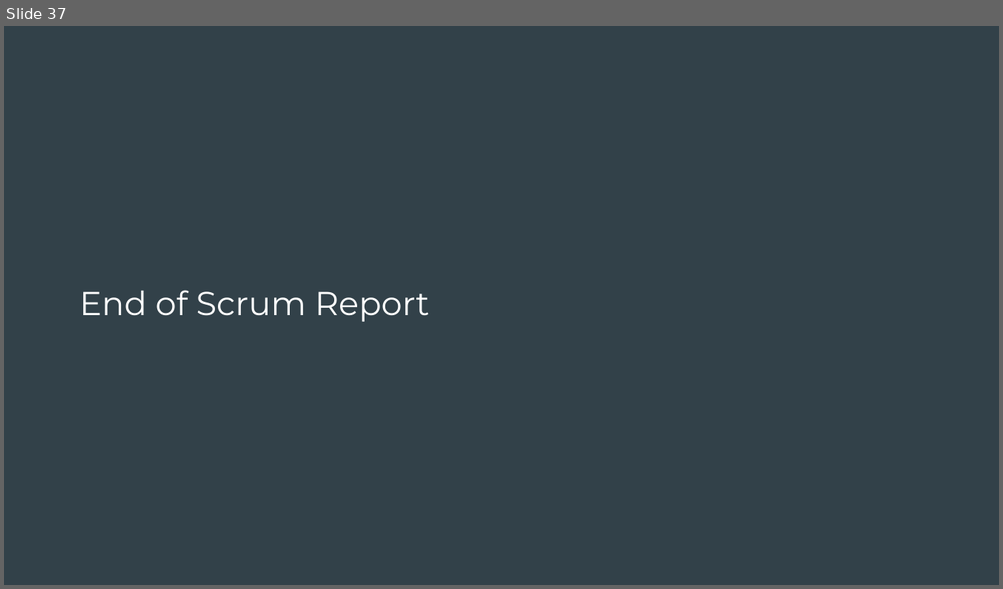
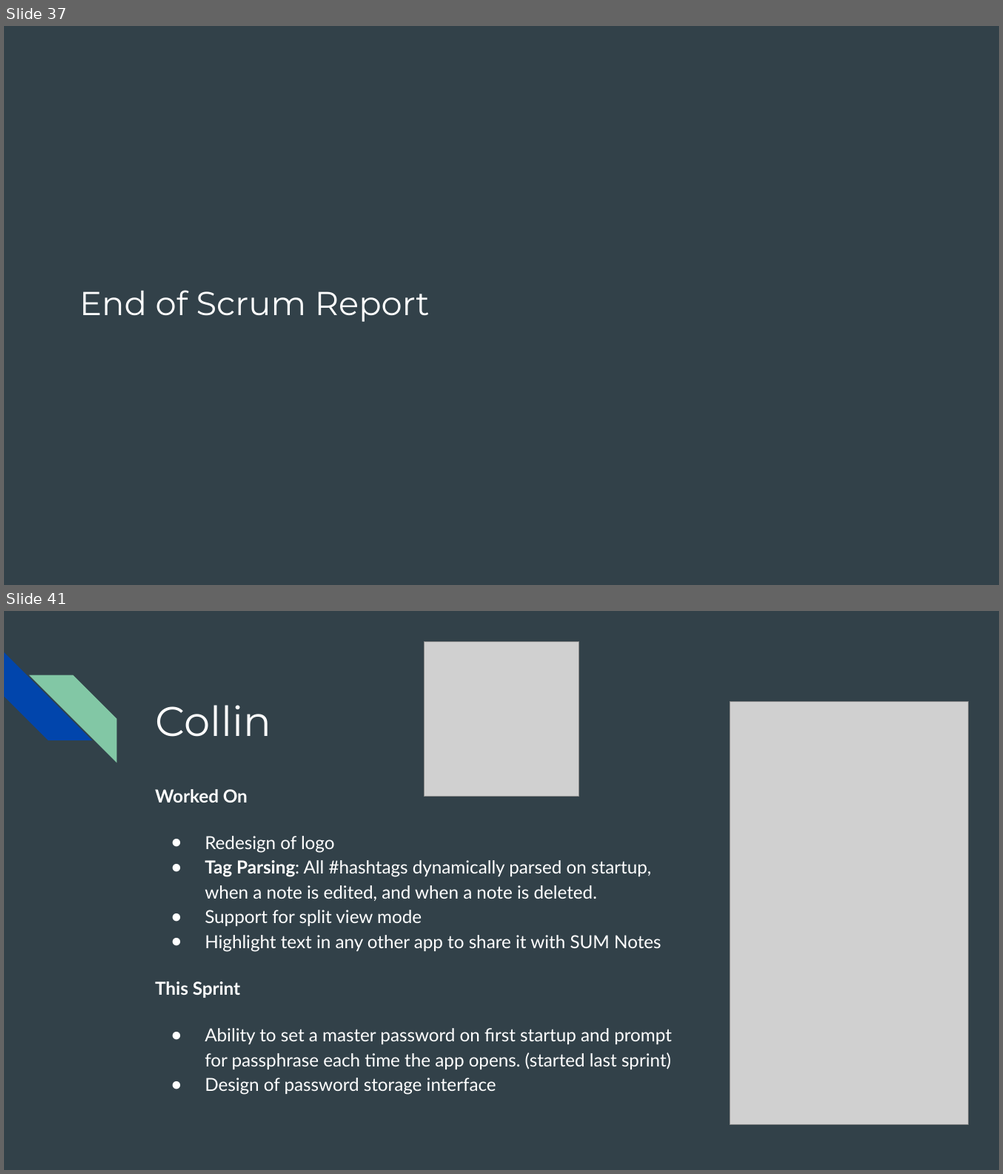
Before and after one commit to Incognoto/incognoto, a slide deck: SUM Presentations.pptx. Shown one above the other, each under a label of ours: slide 37 before the commit, slides 37 and 41 after it; the slides between them are not shown. The pictures are 1003x589 and 1003x1174 pixels, drawn with LibreOffice and Linux fonts; fonts in the diff are those of the drawing; grey boxes stand for pictures. Boxes give left, top, right and bottom in pixels: in the first picture for what was removed or moved away, otherwise in the second. Text is boxed around its words. In the diff, an @@ line names an element or a change of style, - is before the commit and + after.

```diff
--- a/SUM Presentations.pptx
+++ b/SUM Presentations.pptx
@@ slide 41 added at <box>4,611,999,1170</box>, background #324149 @@
@@ diag stripe added at <box>4,652,91,741</box>, fill #0145AC @@
@@ picture added at <box>424,642,579,797</box> @@
@@ diag stripe added at <box>29,675,116,762</box>, fill #82C7A5 @@
@@ title added at <box>155,705,271,737</box>, 30 pt, text #FFFFFF @@
+Collin
@@ picture added at <box>730,701,967,1125</box> @@
@@ text added at <box>155,789,671,1095</box>, 13 pt, text #FFFFFF @@
+Worked On
+● Redesign of logo
+● Tag Parsing: All #hashtags dynamically parsed on startup, when a note is edited, and when a note is deleted.
+● Support for split view mode
+● Highlight text in any other app to share it with SUM Notes
+This Sprint
+● Ability to set a master password on first startup and prompt for passphrase each time the app opens. (started last sprint)
+● Design of password storage interface
```
Also in this commit, not shown: 6 other slides added.
